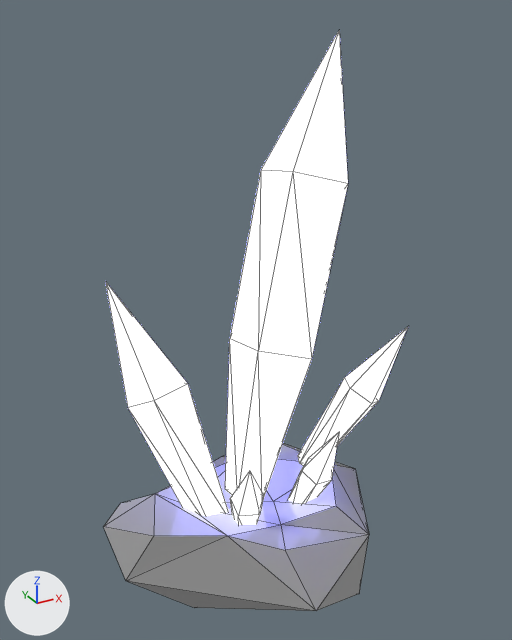
What one commit did to the glTF model assets/biomes/rock/Ore_Aetherium_1.glb.
Both versions are drawn from a 50 mm lens placed at (-3.69, -6.94, 6.35), pointed at (0.15, 0.04, 2.87). Lighting does not change. The marker at lower left points along +X, +Y and +Z. Mesh edges are drawn as thin lines.

Names of what the first picture shows: 'Aetherium_Ore_1'.
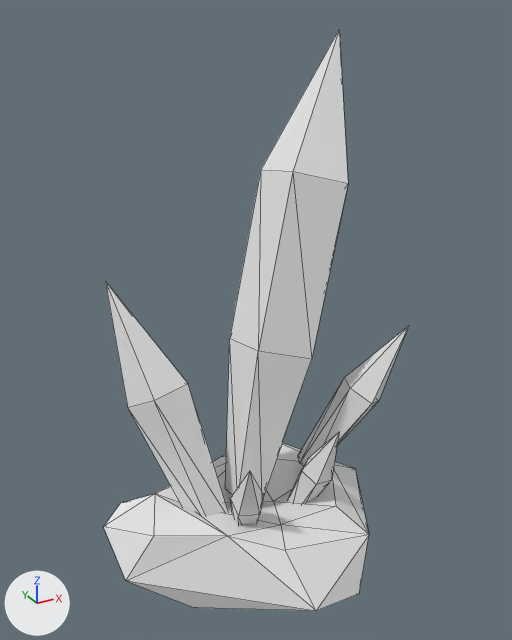
The newer file is also rescaled (x0.5), turned or shifted as a whole; pictures and numbers use the older file's frame.

Pixel boxes (x1, y1, x2, y2) of what changed, in the pictures (512 x 640 px):
'Aetherium_Ore_1', recoloured (white to grey)
    both: (104, 30, 408, 611)

Diff of the bpy script that builds the scene:
```diff
--- a/assets/biomes/rock/Ore_Aetherium_1.glb.py
+++ b/assets/biomes/rock/Ore_Aetherium_1.glb.py
@@ me_icosphere_001 @@
 me_icosphere_001.from_pydata(...)  # 93 vertices, 162 faces; spans x -2.07..2.0, y -1.73..1.6, z -1.67..5.27
-me_icosphere_001.materials.append(mat_imphenziapixpal)
```
